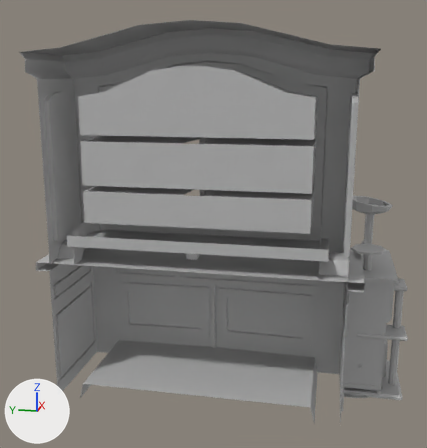
Two versions of the FBX model Assets/Art/placeholder furnitures/scaled furniture/Display case_003_Low_Hilda.fbx, one commit apart.
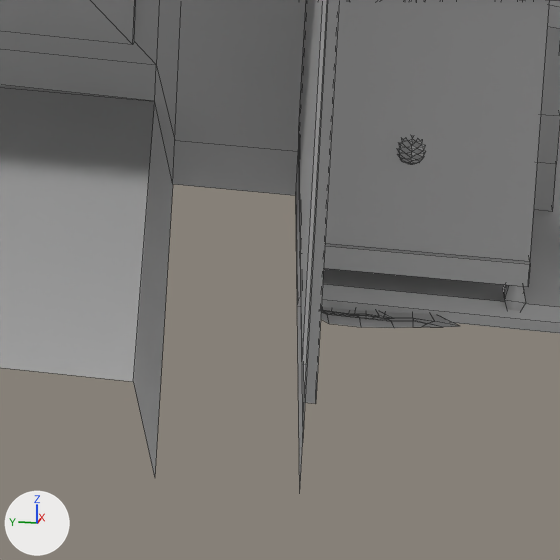
The first picture shows the older version from a 50 mm camera at (-54.7, 1.9, 30.5) aimed at (1.4, 13.1, 16.5). The close-ups show both versions on the part from 67% to 91% of the width and 76% to 98% of the height of that picture; other places that the commit changed are outside them. Lighting does not change. The marker at lower left points along +X, +Y and +Z. The close-ups show mesh edges as thin lines. Where no turn or scale is listed for an object, it has been applied to the vertices.

The first close-up shows 'bottom_shelf', 'katt16', 'shelf body', 'smaller_leaf_merge.001'.
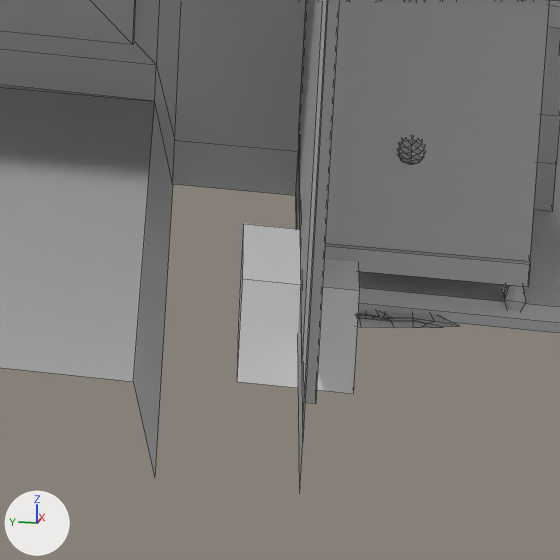
Location of each change, (x1, y1, x2, y2) in pixels of the close-ups (560 x 560 px):
'Cube', moved, rescaled (not visible before)
    after: (237, 224, 359, 394)

What the commit changed:
Object 'Cube' (ob_cube) is rescaled from (0.5, 0.5, 0.5) to (1.0, 1.0, 1.0).
Object 'Cube' (ob_cube) moves from (-2.28, 14.37, 14.47) to (0.0, 0.0, 0.0).
